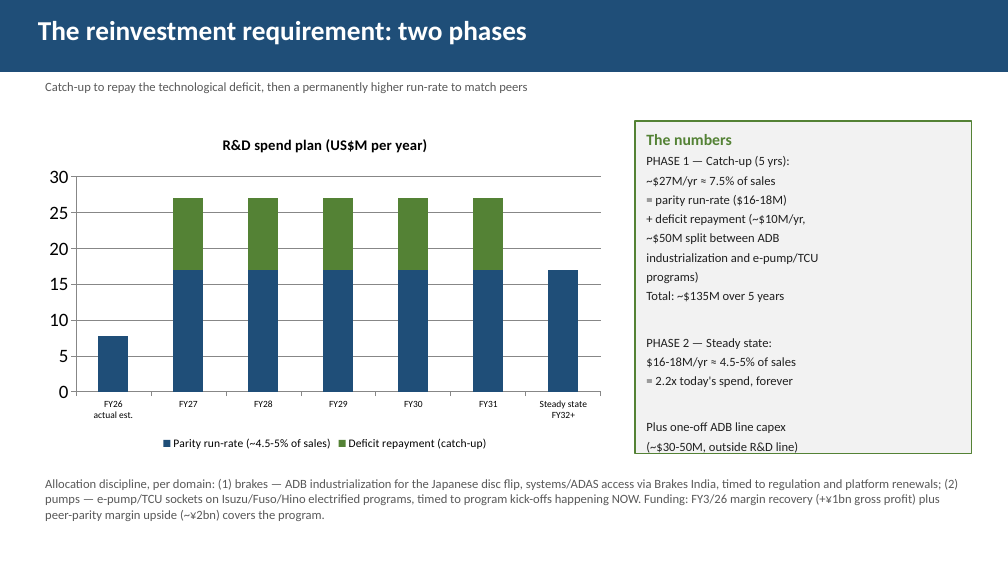
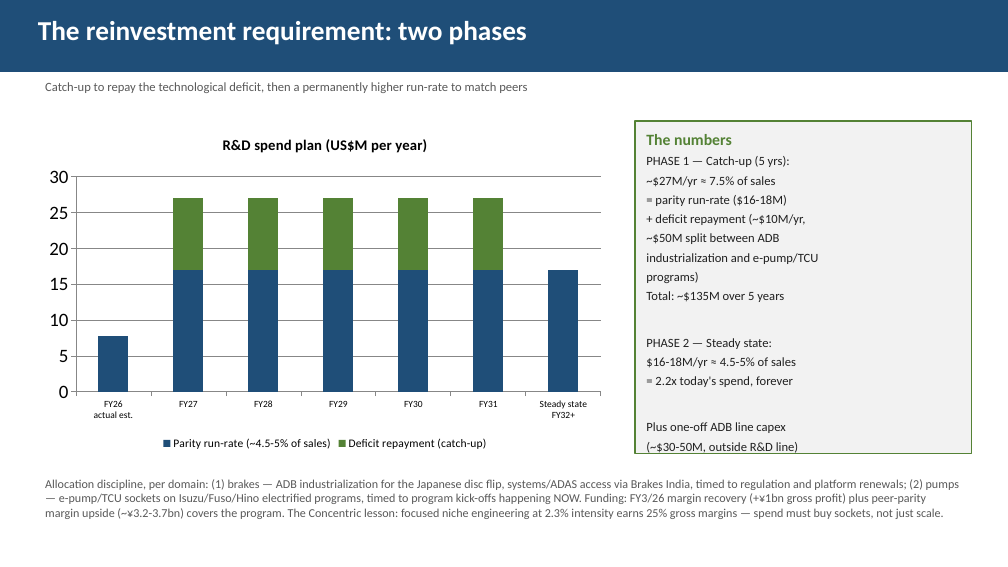
Before and after one commit to charette-lab/Claude, a slide deck: slide 9 of TBK_rd_gap_slides.pptx. Drawn at 1008x567 pixels with LibreOffice and Linux fonts; fonts in the diff are those of the drawing. Boxes give left, top, right and bottom in pixels: in the first picture for what was removed or moved away, otherwise in the second. Text is boxed around its words. In the diff, an @@ line names an element or a change of style, - is before the commit and + after.

```diff
--- a/TBK_rd_gap_slides.pptx
+++ b/TBK_rd_gap_slides.pptx
@@ text at (45, 479, 959, 519): text changed; size 12 to 11.5 pt @@
-Allocation discipline, per domain: (1) brakes — ADB industrialization for the Japanese disc flip, systems/ADAS access via Brakes India, timed to regulation and platform renewals; (2) pumps — e-pump/TCU sockets on Isuzu/Fuso/Hino electrified programs, timed to program kick-offs happening NOW. Funding: FY3/26 margin recovery (+¥1bn gross profit) plus peer-parity margin upside (~¥2bn) covers the program.
+Allocation discipline, per domain: (1) brakes — ADB industrialization for the Japanese disc flip, systems/ADAS access via Brakes India, timed to regulation and platform renewals; (2) pumps — e-pump/TCU sockets on Isuzu/Fuso/Hino electrified programs, timed to program kick-offs happening NOW. Funding: FY3/26 margin recovery (+¥1bn gross profit) plus peer-parity margin upside (~¥3.2-3.7bn) covers the program. The Concentric lesson: focused niche engineering at 2.3% intensity earns 25% gross margins — spend must buy sockets, not just scale.
```
Also in this commit, not shown: 4 other slides changed, 4 other files.
